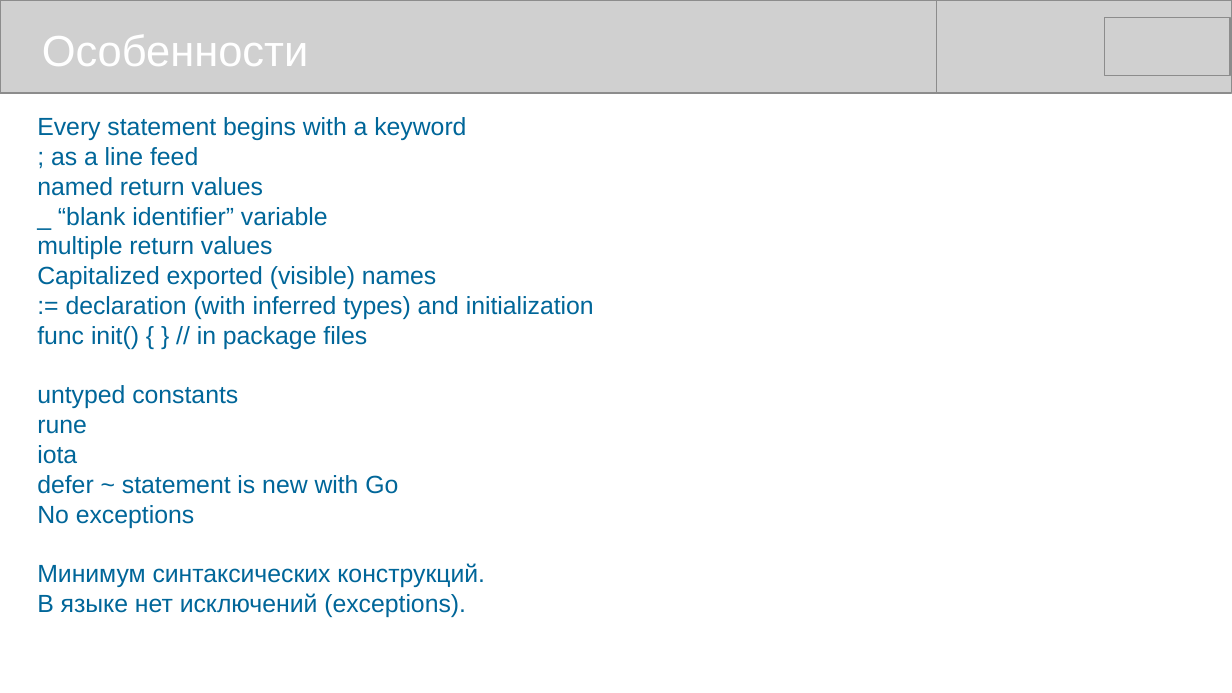
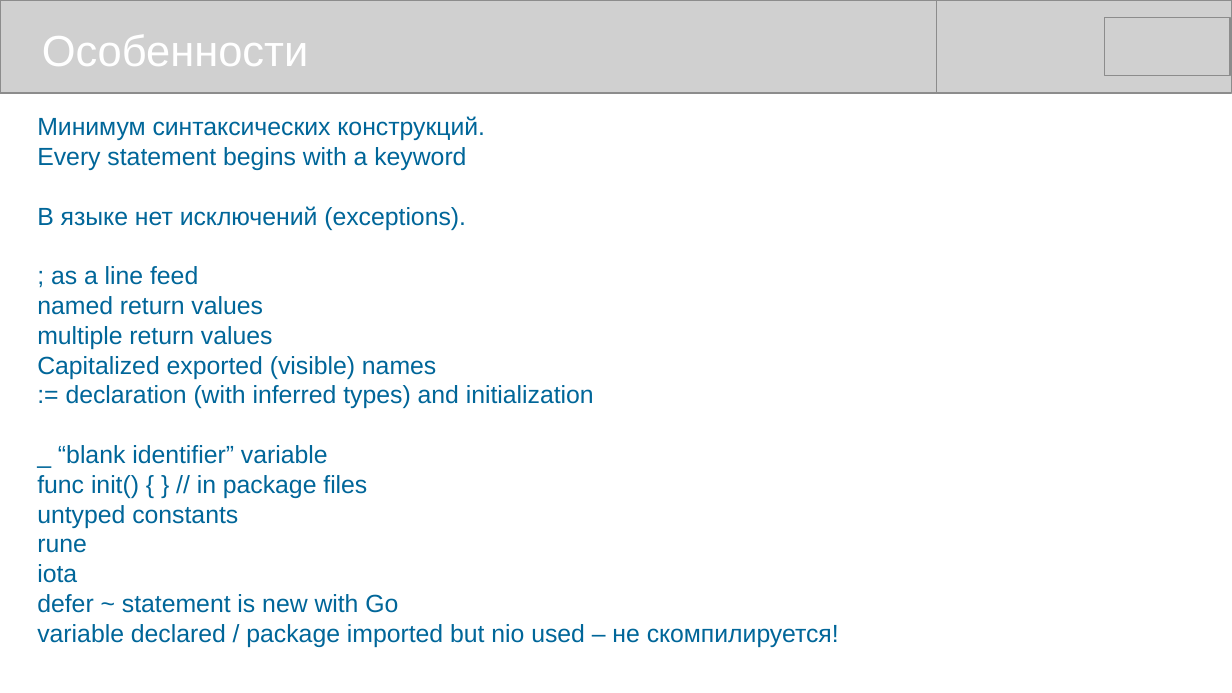
Before and after one commit to mike-shock/Go_language, a slide deck: slide 6 of Go_Intro.odp. Drawn at 1232x693 pixels with LibreOffice and Linux fonts; fonts in the diff are those of the drawing; grey boxes stand for pictures. Boxes give left, top, right and bottom in pixels: in the first picture for what was removed or moved away, otherwise in the second. Text is boxed around its words. In the diff, an @@ line names an element or a change of style, - is before the commit and + after.

```diff
--- a/Go_Intro.odp
+++ b/Go_Intro.odp
@@ text at <box>37,116,485,140</box>: paragraph added @@
+Минимум синтаксических конструкций.
@@ text at <box>37,206,466,230</box>: paragraph added @@
+В языке нет исключений (exceptions).
@@ text at <box>58,207,328,226</box>: paragraph removed @@
-_ “blank identifier” variable
@@ text at <box>58,445,328,464</box>: paragraph added @@
+_ “blank identifier” variable
@@ text at <box>37,624,839,647</box>: text changed @@
-No exceptions
-Минимум синтаксических конструкций.
-В языке нет исключений (exceptions).
+variable declared / package imported but nio used – не скомпилируется!
```
Also in this commit, not shown: 7 other slides changed, 2 slides added.
